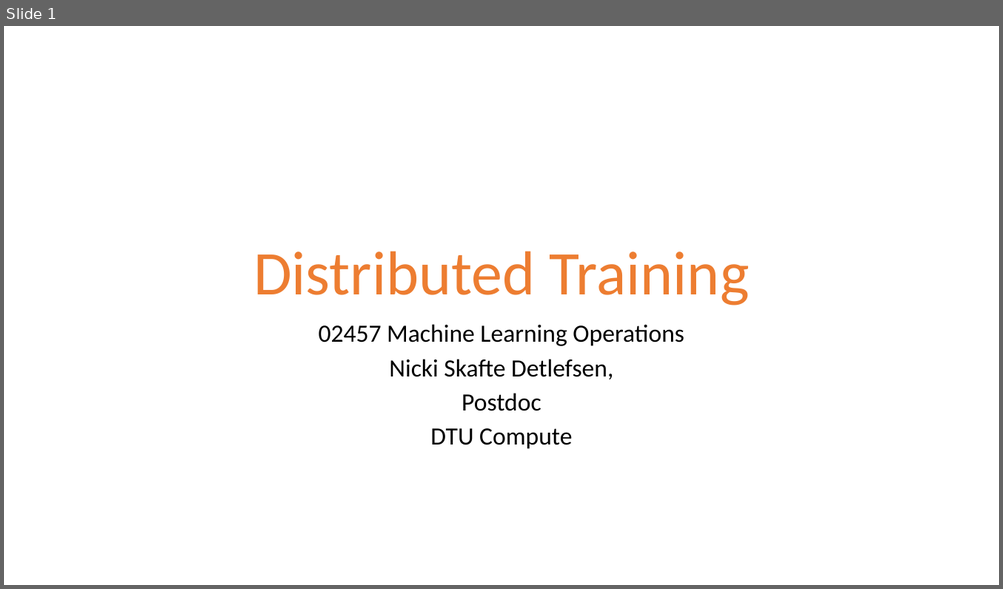
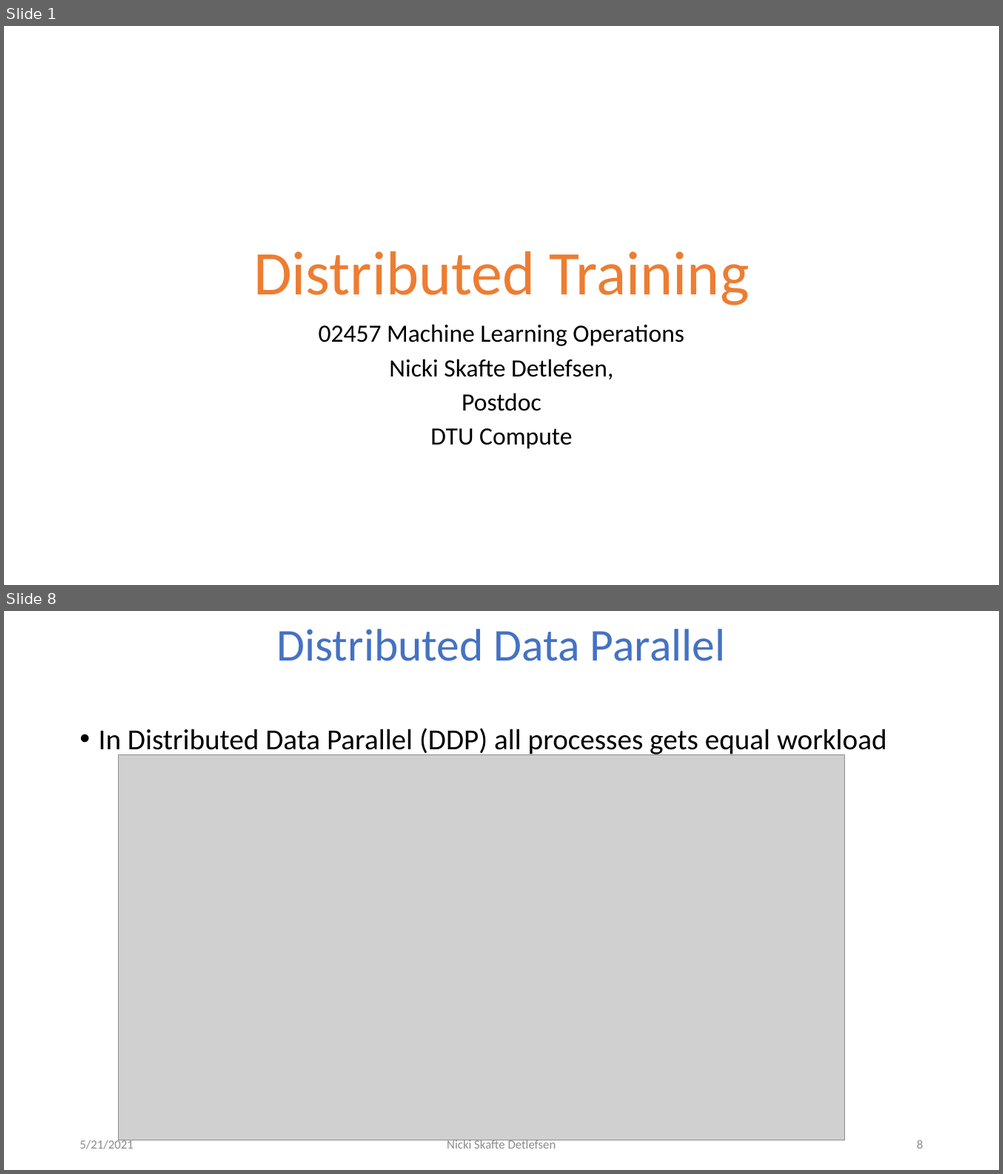
Before and after one commit to DeepEasterbunny/dtu_mlops, a slide deck: 07_distributed_training/DistributedTraining.pptx. Shown one above the other, each under a label of ours: slide 1 before the commit, slides 1 and 8 after it; the slides between them are not shown. The pictures are 1003x589 and 1003x1174 pixels, drawn with LibreOffice and Linux fonts; fonts in the diff are those of the drawing; grey boxes stand for pictures; background and template pictures are left out. Boxes give left, top, right and bottom in pixels: in the first picture for what was removed or moved away, otherwise in the second. Text is boxed around its words. In the diff, an @@ line names an element or a change of style, - is before the commit and + after.

Commit message:
distributed

```diff
--- a/07_distributed_training/DistributedTraining.pptx
+++ b/07_distributed_training/DistributedTraining.pptx
@@ slide 8 added at [4,611,999,1170], background #FFFFFF @@
@@ title added at [277,629,726,661], 44 pt, text #4472C4 @@
+Distributed Data Parallel
@@ text added at [99,728,887,757], 28 pt, text #000000 @@
+• In Distributed Data Parallel (DDP) all processes gets equal workload
@@ picture added at [118,755,845,1141] @@
@@ text added at [79,1139,133,1150], 12 pt, text #8C8C8C @@
+5/21/2021
@@ text added at [447,1139,556,1149], 12 pt, text #8C8C8C @@
+Nicki Skafte Detlefsen
@@ page number added at [916,1140,922,1149], 12 pt, text #8C8C8C @@
+8
```
Also in this commit, not shown: 9 slides changed, 2 other slides added, 6 other files.
